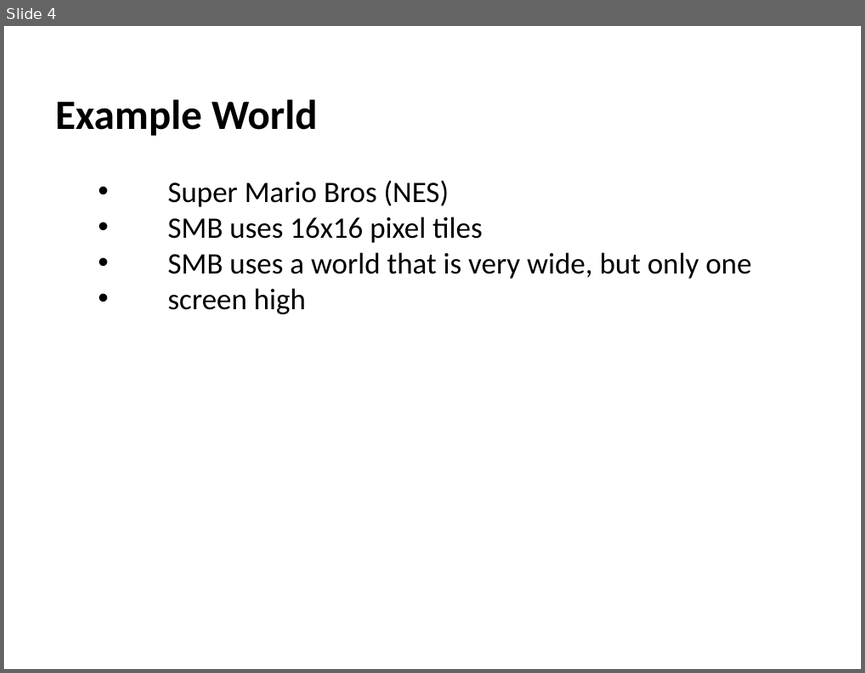
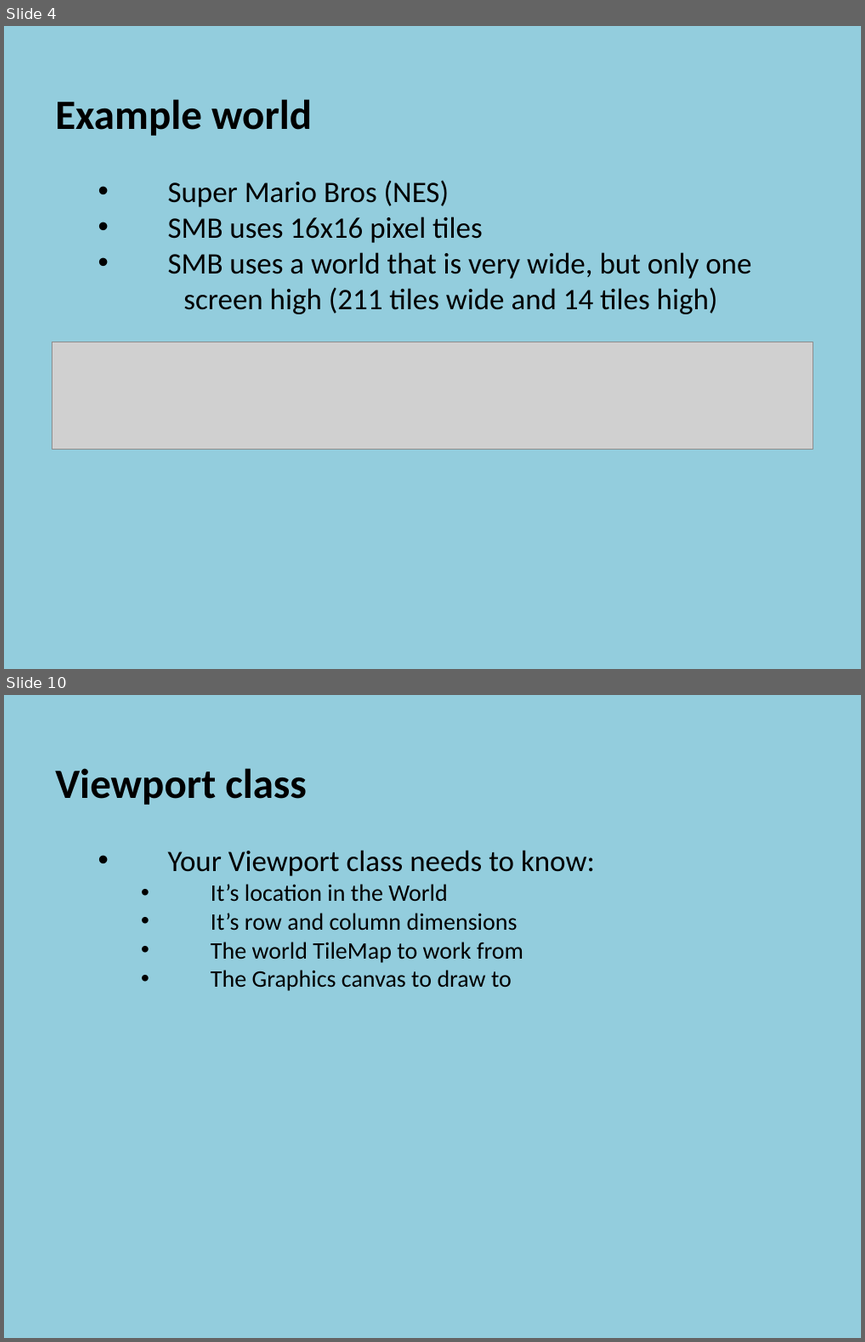
Before and after one commit to szetko/course-materials, a slide deck: Programming 4/07.1 Manual Scrolling Tile Map/07.1 Manual Scrolling Tile Map.pptx. Shown one above the other, each under a label of ours: slide 4 before the commit, slides 4 and 10 after it; the slides between them are not shown. The pictures are 865x673 and 865x1342 pixels, drawn with LibreOffice and Linux fonts; fonts in the diff are those of the drawing; grey boxes stand for pictures. Boxes give left, top, right and bottom in pixels: in the first picture for what was removed or moved away, otherwise in the second. Text is boxed around its words. In the diff, an @@ line names an element or a change of style, - is before the commit and + after.

```diff
--- a/Programming 4/07.1 Manual Scrolling Tile Map/07.1 Manual Scrolling Tile Map.pptx
+++ b/Programming 4/07.1 Manual Scrolling Tile Map/07.1 Manual Scrolling Tile Map.pptx
@@ slide 10 added at (4,695,861,1338), background #93CDDD @@
@@ text added at (55,768,595,991), 20 pt, text #000000 @@
+  Viewport class
+    • Your Viewport class needs to know:
+      • It’s location in the World
+      • It’s row and column dimensions
+      • The world TileMap to work from
+      • The Graphics canvas to draw to
@@ slide 4 changed as well @@
@@ background #FFFFFF to #93CDDD @@
@@ text at (55,99,312,136): text changed @@
-  Example World
+  Example world
@@ text at (183,287,718,314): text changed @@
-    • screen high
+    screen high (211 tiles wide and 14 tiles high)
@@ picture added at (52,341,813,448) @@
```
Also in this commit, not shown: 3 other slides changed, 15 other slides added, 13 other files.
